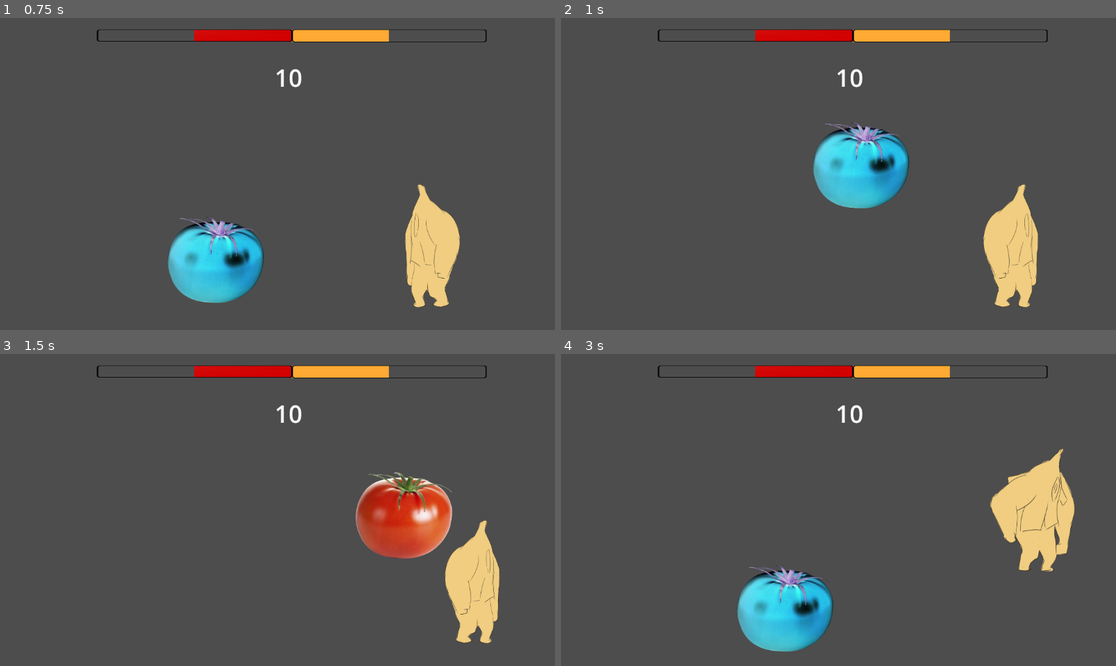
Above: before the commit, frames 1-4 (two rows, left to right).
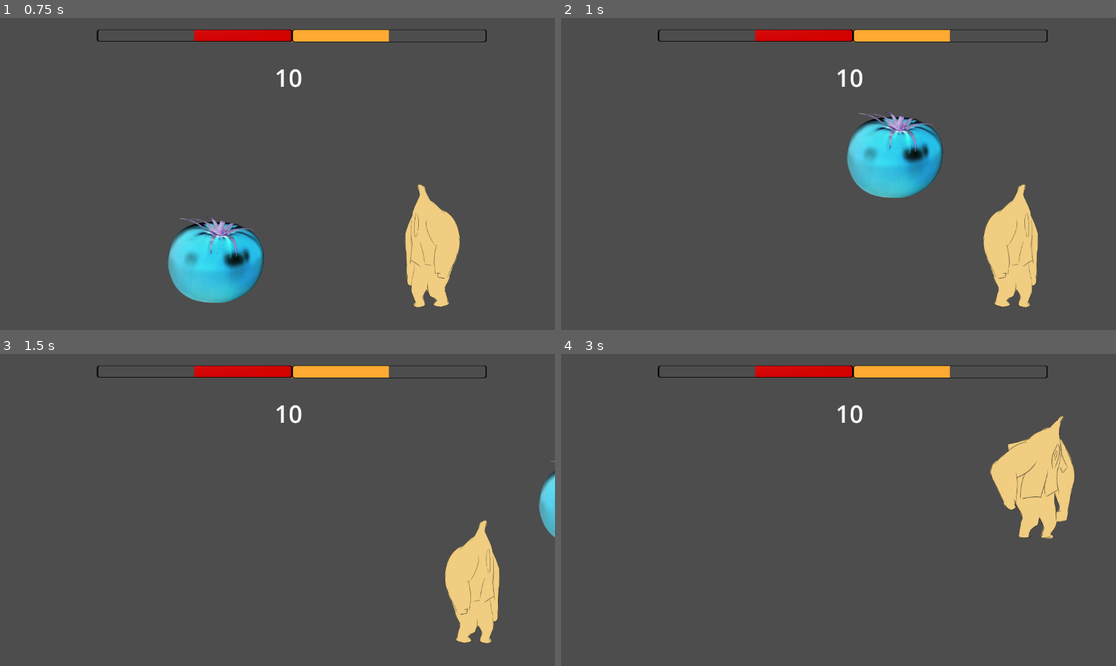
Above: after the commit, the same moments.

Repository: PZerua/ggj24_fruits
Game: Godot game, scene res://scenes/combat.tscn
The game is run twice, just before and just after one commit, with the same random seed, the same clock (stepped at 60 frames per second) and the same inputs.
Inputs:
- Up to frame 1 (0.75 s): hold D (MOVE_RIGHT_1) from 0.53 s (still down); tap Left (MOVE_LEFT_2) at 0.6 s
- Up to frame 2 (1 s): keep holding D (MOVE_RIGHT_1); tap W (JUMP_1) at 0.77 s; tap Right (MOVE_RIGHT_2) at 0.8 s
- Up to frame 3 (1.5 s): keep holding D (MOVE_RIGHT_1); tap W (JUMP_1) at 1.07 s; tap Right (MOVE_RIGHT_2) at 1.35 s
- Up to frame 4 (3 s): tap W (JUMP_1) at 1.52, 1.55, 1.82, 2.1 s; release D (MOVE_RIGHT_1) at 2.03 s; hold A (MOVE_LEFT_1) 2.03-2.78 s; tap Up (JUMP_2) at 2.3, 2.85 s; hold D (MOVE_RIGHT_1) from 2.78 s (still down)

Frame 1 is identical in both runs. In frame 2, 5.2% of the frame differs, in the area x 45-69%, y 30-62%; in frame 3, 4.2%; in frame 4, 7.1%, in the area x 31-93%, y 19-96%.

Commit message:
refactor

Diff:
--- a/assets/fruits/controller.gd
+++ b/assets/fruits/controller.gd
@@ -7,7 +7,7 @@
 # MOVEMENT STUFF
 
 const SPEED = 700.0
-const JUMP_VELOCITY = -1200.0
+const JUMP_VELOCITY = -1300.0
 
 var gravity = 3 * ProjectSettings.get_setting("physics/2d/default_gravity")
 
@@ -67,8 +67,11 @@
 	if is_blocking:
 		return
 
+	var final_speed = SPEED
+
 	# Add the gravity.
 	if not is_on_floor():
+		final_speed *= 1.5
 		velocity.y += gravity * delta
 
 	# Handle jump.
@@ -79,9 +82,9 @@
 	# As good practice, you should replace UI actions with custom gameplay actions.
 	var direction = Input.get_axis(move_buttons[0], move_buttons[1])
 	if direction:
-		velocity.x = direction * SPEED
+		velocity.x = direction * final_speed
 	else:
-		velocity.x = move_toward(velocity.x, 0, SPEED)
+		velocity.x = move_toward(velocity.x, 0, final_speed)
 
 	move_and_slide()
 
--- a/assets/fruits/tomato/tomato.gd
+++ b/assets/fruits/tomato/tomato.gd
@@ -22,3 +22,6 @@
 
 func _on_punch_trigger_body_entered(body):
 	process_hit(body, 10)
+
+func _on_kick_trigger_body_entered(body):
+	process_hit(body, 10)
--- a/assets/fruits/tomato/tomato.tscn
+++ b/assets/fruits/tomato/tomato.tscn
@@ -129,3 +129,4 @@
 }
 
 [connection signal="body_entered" from="Punch/PunchTrigger" to="." method="_on_punch_trigger_body_entered"]
+[connection signal="body_entered" from="Kick/KickTrigger" to="." method="_on_kick_trigger_body_entered"]
